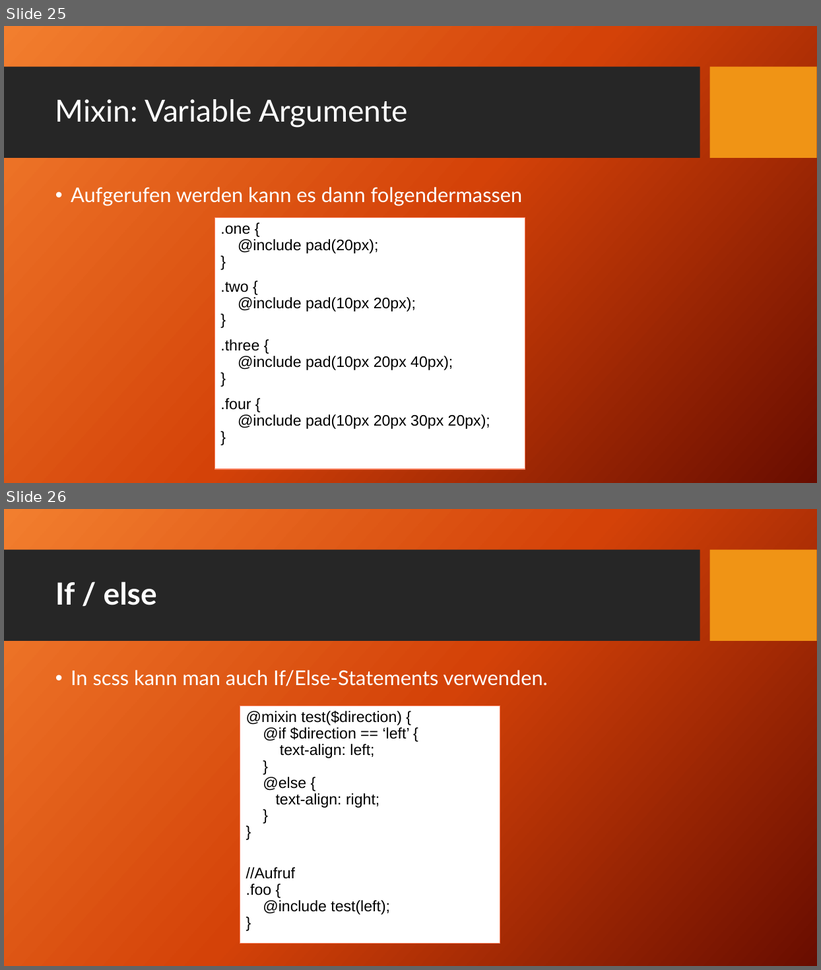
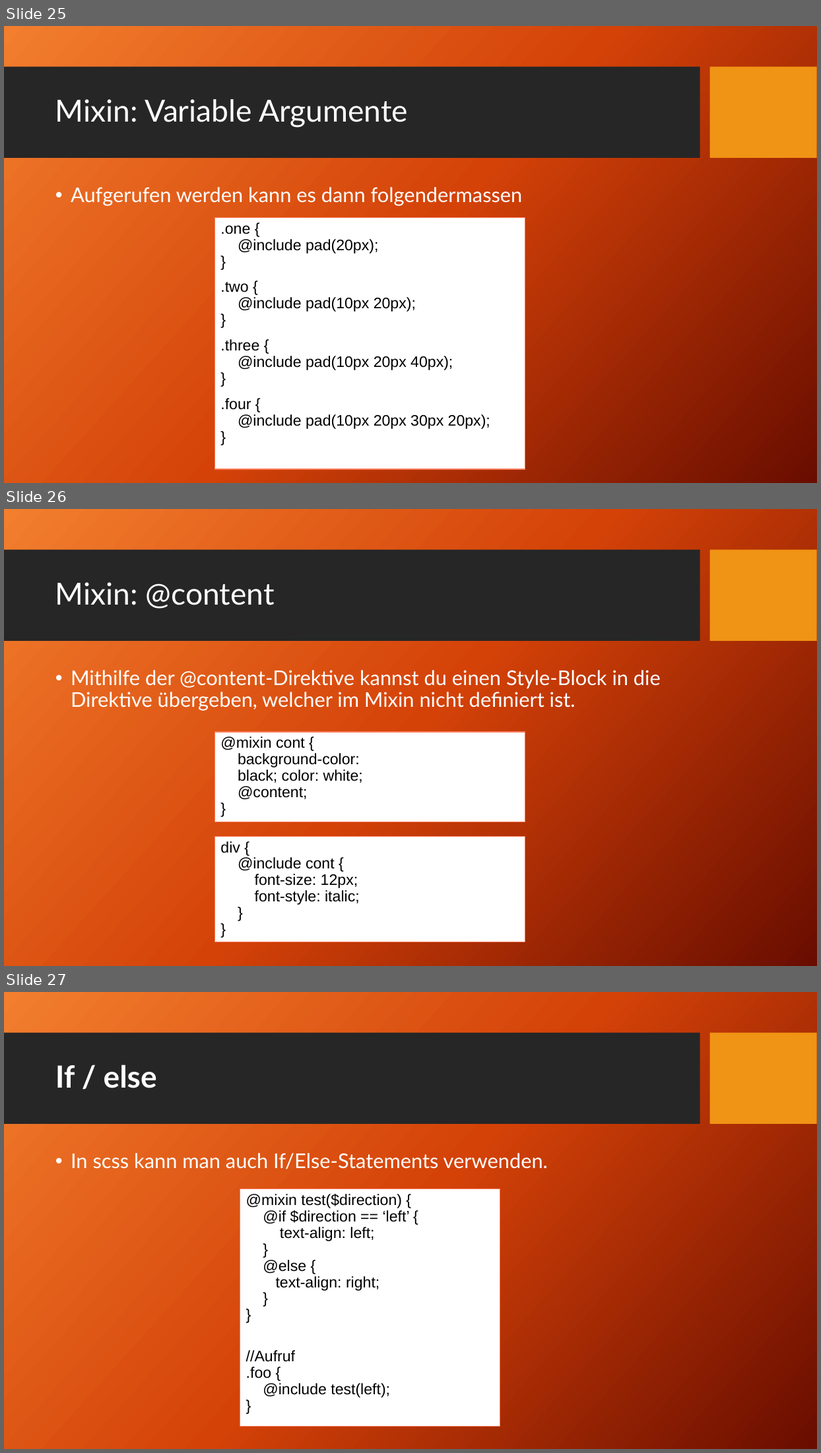
Before and after one commit to TomFrey/htmlCssBasicUebungen, a slide deck: sassSchulung.pptx. Shown one above the other, each under a label of ours: slides 25 and 26 before the commit, slides 25, 26 and 27 after it. The pictures are 821x970 and 821x1453 pixels, drawn with LibreOffice and Linux fonts; fonts in the diff are those of the drawing; background and template pictures are left out. Boxes give left, top, right and bottom in pixels: in the first picture for what was removed or moved away, otherwise in the second. Text is boxed around its words. In the diff, an @@ line names an element or a change of style, - is before the commit and + after.

Commit message:
mixin content plus Übung dazu hinzugefügt.

```diff
--- a/sassSchulung.pptx
+++ b/sassSchulung.pptx
@@ slide 26 added at (4, 509, 817, 966), background picture (left out); not listed: 2 template elements that a slide beside it also shows @@
@@ title added at (55, 582, 275, 609), 36 pt, text #FFFFFF @@
+Mixin: @content
@@ text added at (71, 670, 661, 711), 24 pt, text #FFFFFF @@
+• Mithilfe der @content-Direktive kannst du einen Style-Block in die Direktive übergeben, welcher im Mixin nicht definiert ist.
@@ rectangle added at (215, 732, 525, 823), fill #FFFFFF, outline #FA7E5C 1 pt, 18 pt, text #000000 @@
+@mixin cont {
+background-color:
+black; color: white;
+@content;
+}
@@ rectangle added at (215, 836, 525, 942), fill #FFFFFF, outline #FA7E5C 1 pt, 18 pt, text #000000 @@
+div {
+@include cont {
+font-size: 12px;
+font-style: italic;
+}
+}
@@ what was slide 26 is now slide 27 @@
```
Also in this commit, not shown: 2 slides changed, 1 other slide added, 1 slide removed, 6 other files.
